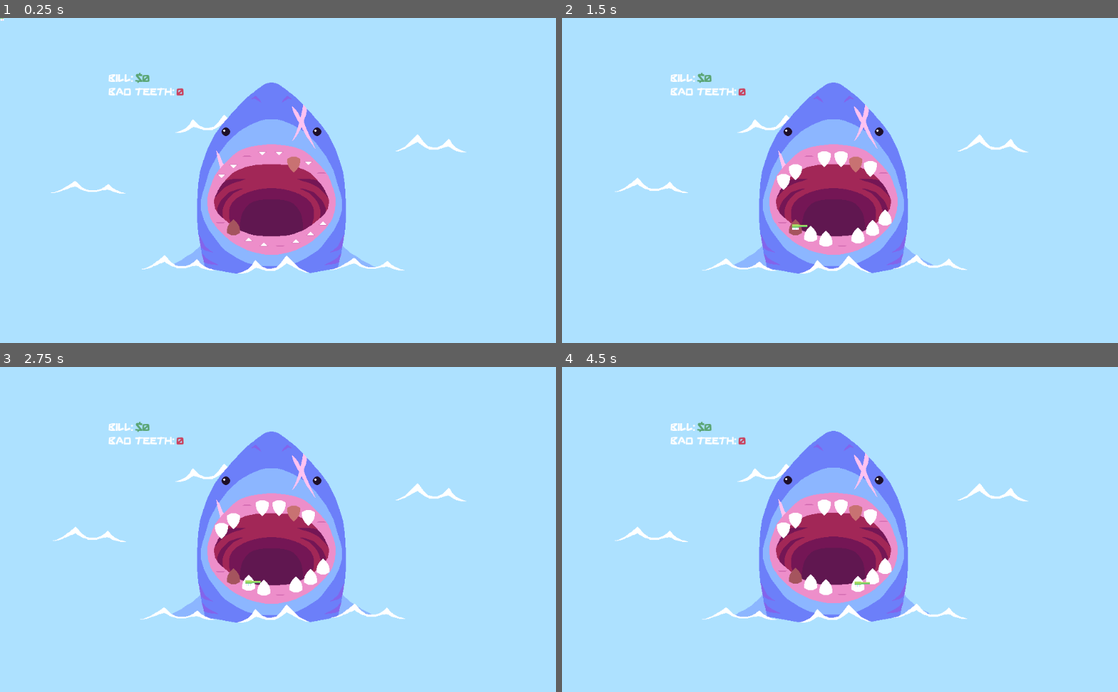
Above: before the commit, frames 1-4 (two rows, left to right).
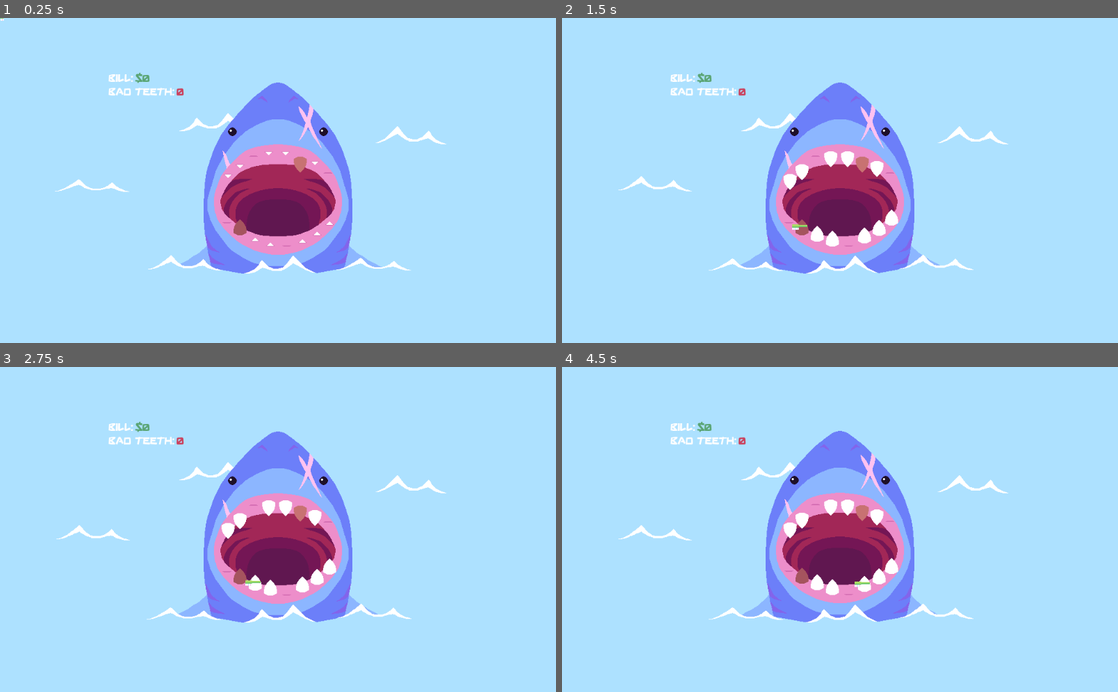
Above: after the commit, the same moments.

Repository: dojeda1/SharkTooth
Game: Godot game, scene res://Scenes/World.tscn
Same seed, same stepped clock (60 frames per second), same inputs: the game is played once before the commit and once after it.
Inputs (mouse positions are in pixels of both pictures, inside the frame that each line leads up to):
- Up to frame 1 (0.25 s): no input
- Up to frame 2 (1.5 s): move the mouse to (784, 216) at 0.52 s; click (784, 216) at 0.6 s; move the mouse to (795, 226) at 1.27 s; click (795, 226) at 1.35 s
- Up to frame 3 (2.75 s): move the mouse to (250, 584) at 2.02 s; click (250, 584) at 2.1 s
- Up to frame 4 (4.5 s): move the mouse to (823, 588) at 2.77 s; click (823, 588) at 2.85 s; move the mouse to (840, 588) at 3.52 s; click (840, 588) at 3.6 s; move the mouse to (856, 584) at 4.27 s; click (856, 584) at 4.35 s

The runs differ from the first frame. In frame 1, 6.4% of the frame differs, in the area x 9-84%, y 19-79%; in frame 2, 6.9%; in frame 3, 6.9%; in frame 4, 6.9%.

Commit message:
added chomping when game over.

Diff:
--- /dev/null
+++ b/Scenes/Camera2D.tscn
@@ -0,0 +1,7 @@
+[gd_scene load_steps=2 format=2]
+
+[ext_resource path="res://Scripts/Camera2D.gd" type="Script" id=1]
+
+[node name="Camera2D" type="Camera2D"]
+current = true
+script = ExtResource( 1 )
--- a/Scenes/Shark.tscn
+++ b/Scenes/Shark.tscn
@@ -8,6 +8,7 @@
 [ext_resource path="res://VFX/Sprites/shark-Sheet.png" type="Texture" id=6]
 [ext_resource path="res://VFX/Sprites/eye-left-Sheet.png" type="Texture" id=7]
 [ext_resource path="res://VFX/Sprites/anger-mark-Sheet.png" type="Texture" id=8]
+[ext_resource path="res://Scenes/Camera2D.tscn" type="PackedScene" id=9]
 
 [sub_resource type="Animation" id=9]
 resource_name = "anger_1"
@@ -341,7 +342,6 @@
 }
 
 [node name="Shark" type="Node2D"]
-position = Vector2( 500, 300 )
 script = ExtResource( 1 )
 __meta__ = {
 "_edit_lock_": true
@@ -528,3 +528,5 @@
 [node name="Wave3" parent="Waves" instance=ExtResource( 3 )]
 position = Vector2( 182, 479 )
 ap_offset = 2
+
+[node name="Camera2D" parent="." instance=ExtResource( 9 )]
--- a/Scenes/World.tscn
+++ b/Scenes/World.tscn
@@ -6,6 +6,8 @@
 [ext_resource path="res://Scenes/shark_theme.tres" type="Theme" id=4]
 [ext_resource path="res://Scenes/Wave.tscn" type="PackedScene" id=5]
 [ext_resource path="res://SFX/Sounds/lose.wav" type="AudioStream" id=6]
+[ext_resource path="res://Scenes/Camera2D.tscn" type="PackedScene" id=7]
+[ext_resource path="res://SFX/Sounds/aud_chomp.wav" type="AudioStream" id=8]
 
 [node name="World" type="Node2D"]
 script = ExtResource( 2 )
@@ -77,10 +79,12 @@
 "_edit_lock_": true
 }
 
-[node name="ColorRect" type="ColorRect" parent="CanvasLayer/MenuControl"]
+[node name="DarkRect" type="ColorRect" parent="CanvasLayer/MenuControl"]
+unique_name_in_owner = true
+visible = false
 anchor_right = 1.0
 anchor_bottom = 1.0
-color = Color( 0.8, 0.258824, 0.368627, 0.905882 )
+color = Color( 0.223529, 0.0352941, 0.278431, 0.721569 )
 
 [node name="TextureRect" type="TextureRect" parent="CanvasLayer/MenuControl"]
 anchor_right = 1.0
@@ -152,22 +156,38 @@
 [node name="Waves2" type="Node2D" parent="."]
 
 [node name="Wave" parent="Waves2" instance=ExtResource( 5 )]
-position = Vector2( 168, 317 )
+position = Vector2( -337, 14 )
 ap_offset = 2
 
 [node name="Wave2" parent="Waves2" instance=ExtResource( 5 )]
-position = Vector2( 386, 208 )
+position = Vector2( -119, -95 )
 scale = Vector2( -1, 1 )
 ap_offset = 1
 
 [node name="Wave3" parent="Waves2" instance=ExtResource( 5 )]
-position = Vector2( 796, 244 )
+position = Vector2( 247, -71 )
 ap_offset = 1
 
 [node name="Shark" parent="." instance=ExtResource( 1 )]
 
-[node name="GameOverSFX" type="AudioStreamPlayer" parent="."]
+[node name="Camera2D" parent="." instance=ExtResource( 7 )]
+
+[node name="RectTimer" type="Timer" parent="."]
+unique_name_in_owner = true
+wait_time = 1.5
+one_shot = true
+
+[node name="SFX" type="Node" parent="."]
+
+[node name="GameOverSFX" type="AudioStreamPlayer" parent="SFX"]
 unique_name_in_owner = true
 stream = ExtResource( 6 )
 
+[node name="ChompSFX" type="AudioStreamPlayer" parent="SFX"]
+unique_name_in_owner = true
+stream = ExtResource( 8 )
+volume_db = 10.0
+pitch_scale = 0.9
+
 [connection signal="pressed" from="CanvasLayer/MenuControl/VBoxContainer2/HBoxContainer/Button" to="." method="_on_Button_pressed"]
+[connection signal="timeout" from="RectTimer" to="." method="_on_RectTimer_timeout"]
--- /dev/null
+++ b/Scripts/Camera2D.gd
@@ -0,0 +1,47 @@
+extends Camera2D
+
+
+# Declare member variables here. Examples:
+# var a = 2
+# var b = "text"
+var is_zooming = false
+
+
+# Called when the node enters the scene tree for the first time.
+#func _ready():
+#  pass # Replace with function body.
+
+
+# Called every frame. 'delta' is the elapsed time since the previous frame.
+#func _process(delta):
+#  pass
+
+var smooth_zoom = 1
+var target_zoom = .12
+var smooth_offset = Vector2(0, 0)
+var target_offset = Vector2(0, 40)
+
+const ZOOM_SPEED = 5
+
+func _ready():
+#  begin_zoom()
+  State.connect("end_game", self, "_end_game")
+  pass
+
+func _physics_process(delta):
+  check_zoom(delta)
+
+func check_zoom(delta):
+  if is_zooming:
+    smooth_zoom = lerp(smooth_zoom, target_zoom, ZOOM_SPEED * delta)
+    smooth_offset = lerp(smooth_offset, target_offset, ZOOM_SPEED * delta)
+    if smooth_zoom != target_zoom:
+      set_zoom(Vector2(smooth_zoom, smooth_zoom))
+      set_offset(target_offset)
+
+func begin_zoom():
+  set_physics_process(true)
+  is_zooming = true
+
+func _end_game():
+  begin_zoom()
--- a/Scripts/World.gd
+++ b/Scripts/World.gd
@@ -9,9 +9,12 @@
 onready var teeth_label = $"%BadTeethLabel"
 onready var ui = $"%Control"
 onready var menu = $"%MenuControl"
+onready var dark_rect = $"%DarkRect"
 onready var final_score_label = $"%FinalScoreLabel"
 onready var high_score_label = $"%HighScoreLabel"
+onready var rect_timer = $"%RectTimer"
 onready var game_over_sfx = $"%GameOverSFX"
+onready var chomp_sfx = $"%ChompSFX"
 
 # Called when the node enters the scene tree for the first time.
 func _ready():
@@ -29,11 +32,13 @@
   get_tree().reload_current_scene()
 
 func _end_game():
+  rect_timer.start()
   play_game_over_sfx()
   final_score_label.text = "$" + str(State.score)
   high_score_label.text = "$" + str(State.high_score)
   ui.visible = false
   menu.visible = true
+
 
 func play_game_over_sfx():
   game_over_sfx.play()
@@ -41,3 +46,9 @@
 func _on_Button_pressed():
   reload()
   pass # Replace with function body.
+
+
+func _on_RectTimer_timeout():
+  dark_rect.visible = true
+  chomp_sfx.play()
+  pass # Replace with function body.
Not shown, added: SFX/Sounds/aud_chomp.wav.import
Not shown: 1 places in Scenes/Shark.tscn that only renumber resources
Not shown: 1 places in Scenes/World.tscn that only renumber resources
Not shown, added: SFX/Sounds/aud_chomp.wav
